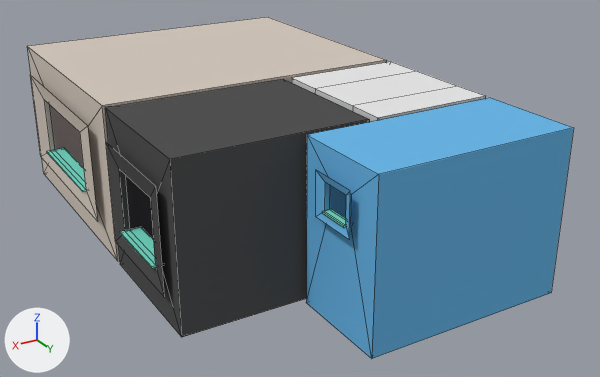
The Blender file ggj19/Assets/Geo/Rooms.blend as it was, and as the next commit left it.
Before and after are seen from a 50 mm lens placed at (18.2, 23.6, 14.6), pointed at (2.8, -2.0, 1.8). The axes (+X, +Y, +Z) are drawn at lower left. The lights are the same throughout. Mesh edges are drawn as thin lines.

Objects in the first picture: 'Rooms'.
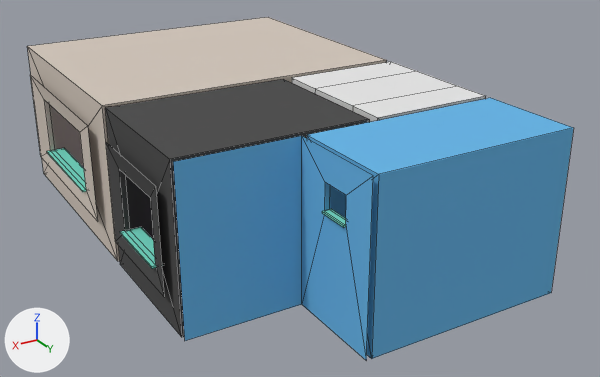
Boxes [x1, y1, x2, y2] around the edits, measured in the pictures (600 x 377 px):
'Rooms', reshaped: before [27, 17, 574, 359]; after [27, 17, 574, 360]
part 1 of me_cube, built on: before [316, 170, 350, 239]; after [173, 136, 373, 360]

The edits, one by one:
me_cube has 132 vertices, 128 faces and spans x -2.3..10.3, y -13.3..6.6, z 0.0..6.0.
me_cube is used by ob_rooms; location (0.0, 0.0, 0.0).
Verts and faces of me_cube; kept vertices keep their numbers, new ones are numbered from 132.
Before the commit, vertices of me_cube: 104 (5.8, 3.9, 3.7) at pixel (315, 216), 105 (5.8, 5.7, 3.7) at pixel (349, 239), 106 (5.8, 5.7, 5.2) at pixel (350, 190), 107 (5.8, 3.9, 5.2) at pixel (315, 169).
Part 1, on me_cube:
Vertex 104 moves to (5.7, 2.8, 0.0), pixel (301, 304).
Vertex 105 moves to (5.7, 6.6, 0.0), pixel (366, 360).
Vertex 106 moves to (5.7, 6.6, 6.0), pixel (373, 175).
Vertex 107 moves to (5.7, 2.8, 6.0), pixel (301, 135).
New vertex 132 is at (9.9, 2.8, 0.0), pixel (184, 341).
New vertex 133 is at (9.9, 2.8, 6.0), pixel (173, 161).
New faces: (104, 107, 133, 132) (mat_bathroom (blue #6bb7e7)).
